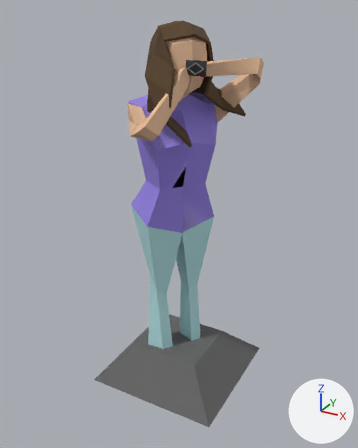
Two versions of the glTF model rr-project--)/3D Assets/Statue.glb, one commit apart.
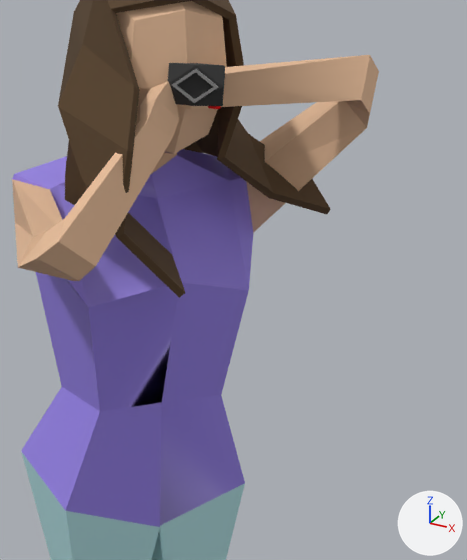
Old and new are each drawn whole from a 50 mm lens placed at (3.14, -5.76, 5.37), pointed at (0.04, -0.12, 2.55) and again close up on the part from 34% to 83% of the width and 8% to 55% of the height. Arrows for +X, +Y and +Z are at lower right; the lights stay in place. The older version's two pictures come first. Both versions are drawn at frame 25 of the action 'Taking_photo'; the numbers are the values there.

The first close-up shows 'Body', 'Camera', 'Face', 'Hair'.
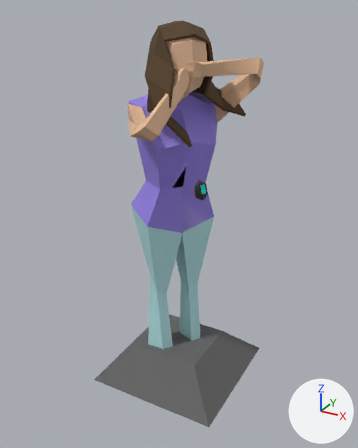
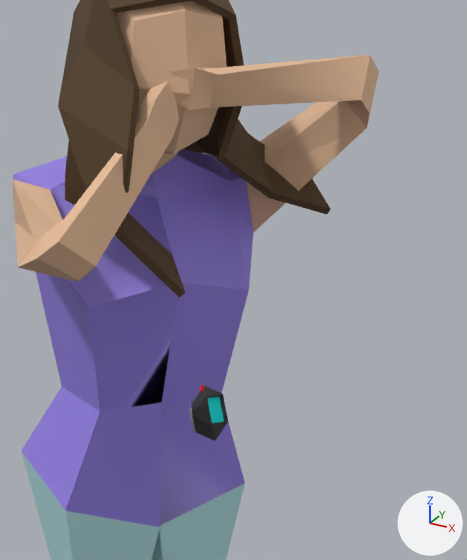
What differs and where, as boxes [x1, y1, x2, y2] in the close-ups (467 x 560 px):
'Camera', moved, turned
    before: [168, 63, 225, 109]
    after: [189, 385, 228, 441]

Diff of the bpy script that builds the scene:
```diff
--- a/rr-project--)/3D Assets/Statue.glb.py
+++ b/rr-project--)/3D Assets/Statue.glb.py
@@ ob_camera @@
 ob_camera = bpy.data.objects.new('Camera', me_cube)
-ob_camera.location = (0.422, -0.41, 4.712)
-ob_camera.rotation_euler = (3.105, -0.015, -1.162)  # degrees (178, -0.9, -67)
+ob_camera.location = (0.548, -0.473, 3.253)
+ob_camera.rotation_euler = (-0.369, 0.589, -3.125)  # degrees (-21, 34, -179)
 ob_camera.scale = (0.468, 1.2, 0.84)
```
